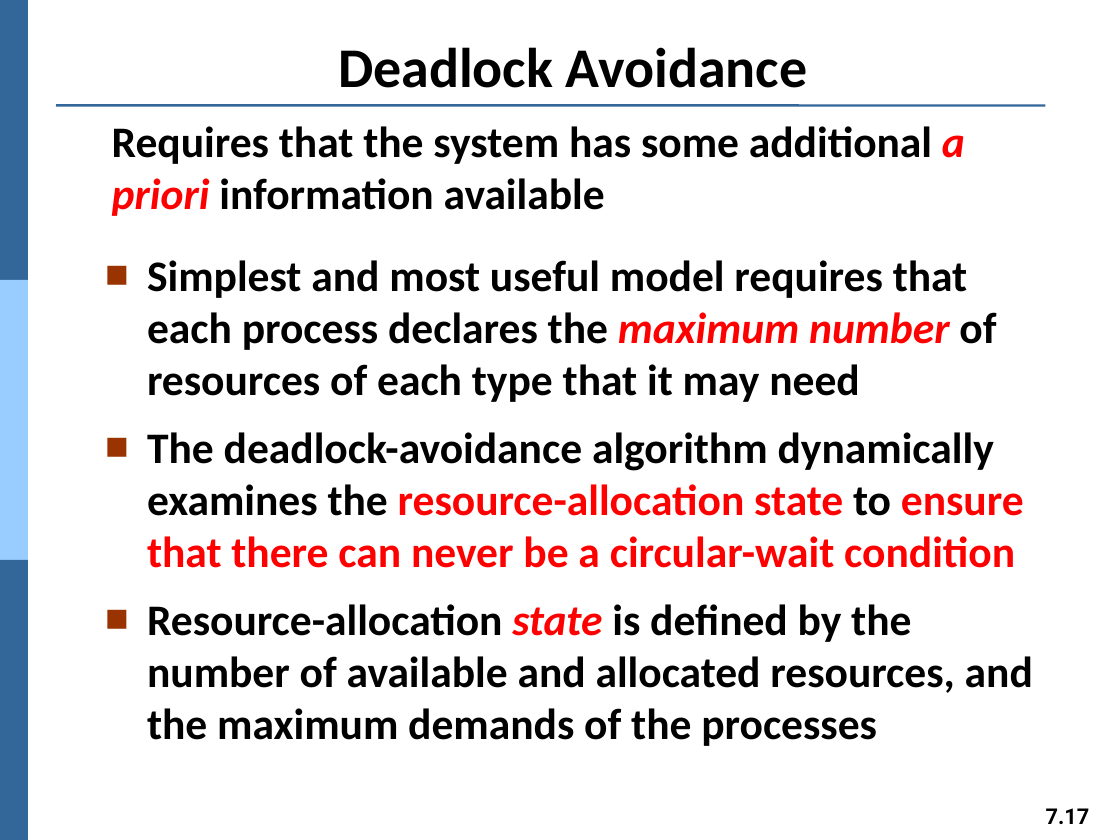
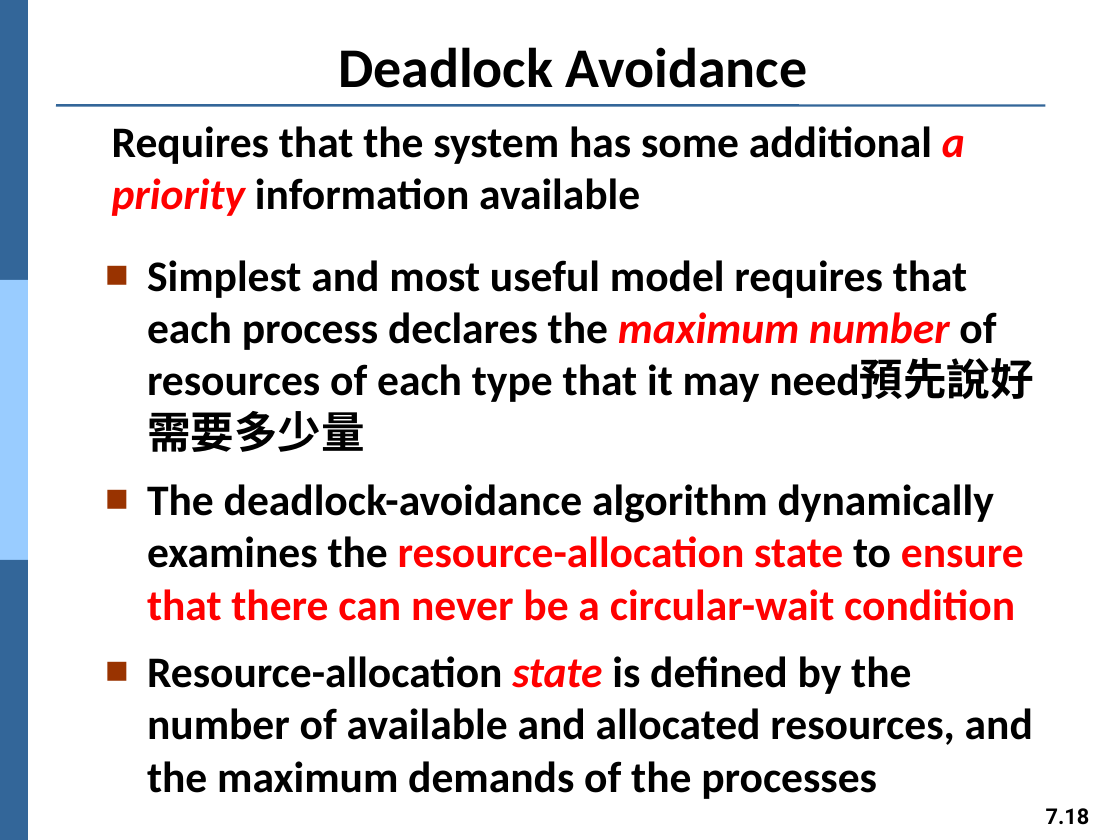
Before and after one commit to Yang09701194/OS_Learning, a slide deck: slide 18 of ch07.pptx (slide 17 before the commit). Drawn at 1120x840 pixels with LibreOffice and Linux fonts; fonts in the diff are those of the drawing. Boxes give left, top, right and bottom in pixels: in the first picture for what was removed or moved away, otherwise in the second. Text is boxed around its words. In the diff, an @@ line names an element or a change of style, - is before the commit and + after.

```diff
--- a/ch07.pptx
+++ b/ch07.pptx
@@ text at [112,126,965,216]: text changed @@
-Requires that the system has some additional a priori information available
+Requires that the system has some additional a priority information available
@@ text at [147,260,996,402]: text changed @@
-■ Simplest and most useful model requires that each process declares the maximum number of resources of each type that it may need
+■ Simplest and most useful model requires that each process declares the maximum number of resources of each type that it may need預先說好需要多少量
@@ page number at [1046,808,1090,825]: text changed @@
-7.17
+7.18
```
Also in this commit, not shown: 12 other slides changed, 2 slides added.
